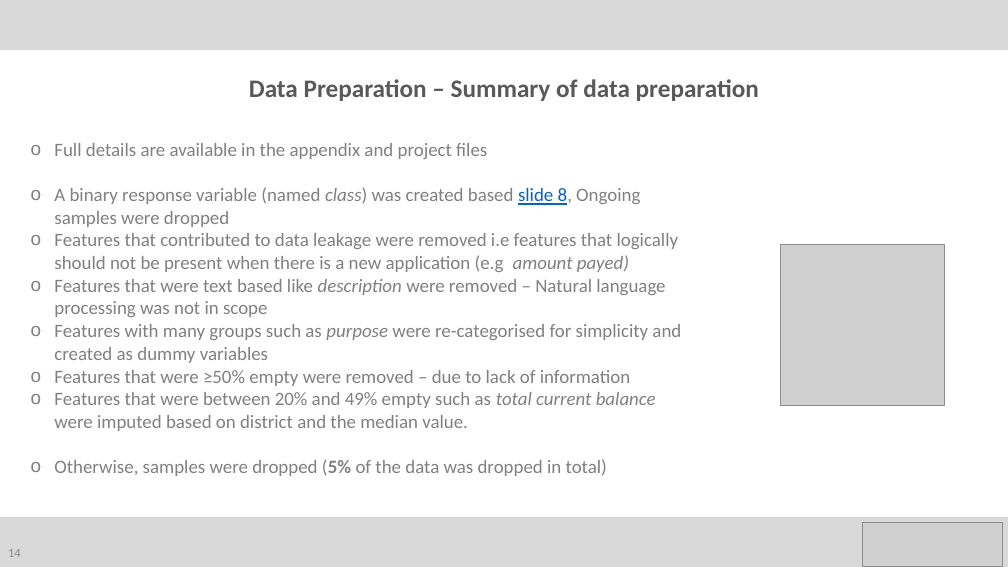
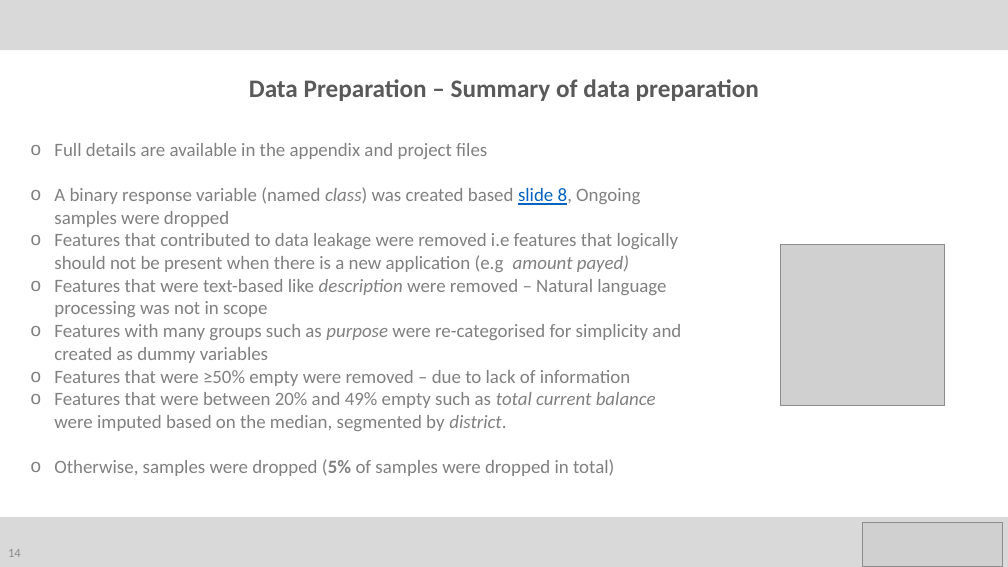
Before and after one commit to ah12068/fca-takehome-test, a slide deck: slide 14 of reports/FCA_presentation.pptx. Drawn at 1008x567 pixels with LibreOffice and Linux fonts; fonts in the diff are those of the drawing; grey boxes stand for pictures. Boxes give left, top, right and bottom in pixels: in the first picture for what was removed or moved away, otherwise in the second. Text is boxed around its words. In the diff, an @@ line names an element or a change of style, - is before the commit and + after.

```diff
--- a/reports/FCA_presentation.pptx
+++ b/reports/FCA_presentation.pptx
@@ text at <box>54,279,666,317</box>: text changed @@
-o Features that were text based like description were removed – Natural language processing was not in scope
+o Features that were text-based like description were removed – Natural language processing was not in scope
@@ text at <box>54,392,656,476</box>: text changed @@
-o Features that were between 20% and 49% empty such as total current balance were imputed based on district and the median value.
-o Otherwise, samples were dropped (5% of the data was dropped in total)
+o Features that were between 20% and 49% empty such as total current balance were imputed based on the median, segmented by district.
+o Otherwise, samples were dropped (5% of samples were dropped in total)
```
Also in this commit, not shown: 7 other slides changed, 1 other file.
